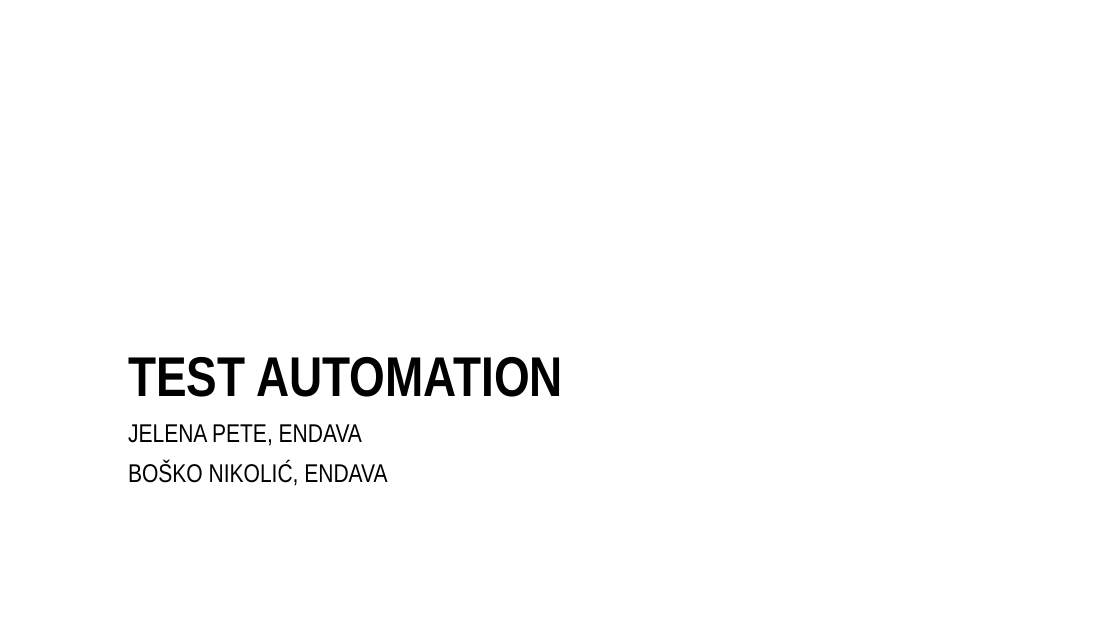
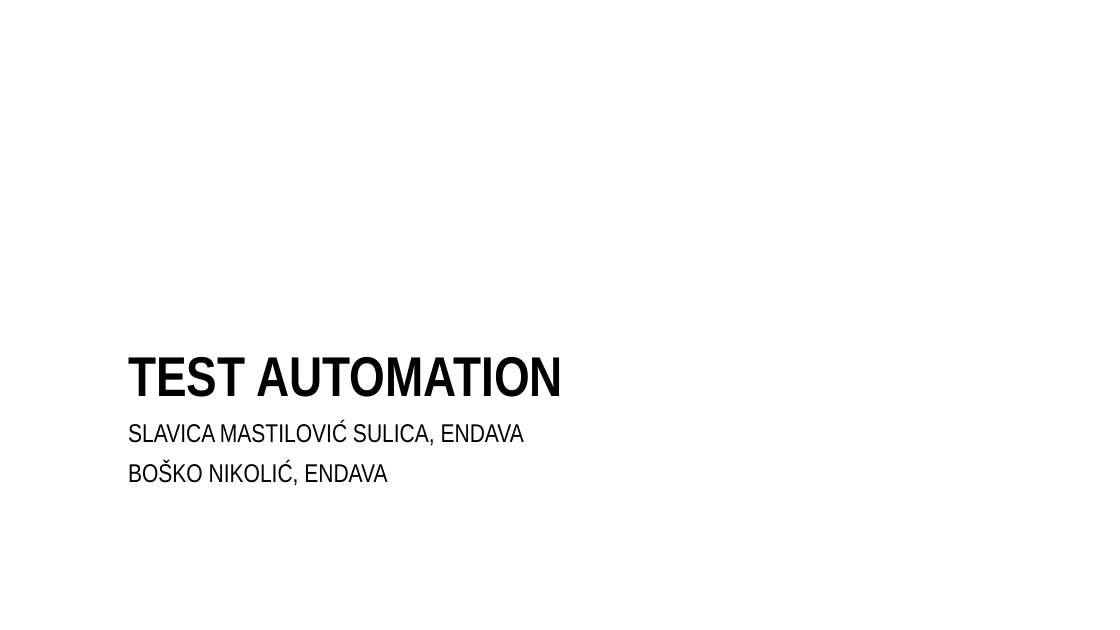
Before and after one commit to endava-training-materials/domaci_zadatak, a slide deck: slide 1 of prezentacije/TA i Selenium osnove - class 2.pptx. Drawn at 1120x630 pixels with LibreOffice and Linux fonts; fonts in the diff are those of the drawing; background and template pictures are left out. Boxes give left, top, right and bottom in pixels: in the first picture for what was removed or moved away, otherwise in the second. Text is boxed around its words. In the diff, an @@ line names an element or a change of style, - is before the commit and + after.

```diff
--- a/prezentacije/TA i Selenium osnove - class 2.pptx
+++ b/prezentacije/TA i Selenium osnove - class 2.pptx
@@ text at <box>128,421,524,446</box>: text changed @@
-JELENA PETE, ENDAVA
+SLAVICA MASTILOVIĆ SULICA, ENDAVA
```
Also in this commit, not shown: 6 other slides changed, 14 other files.
